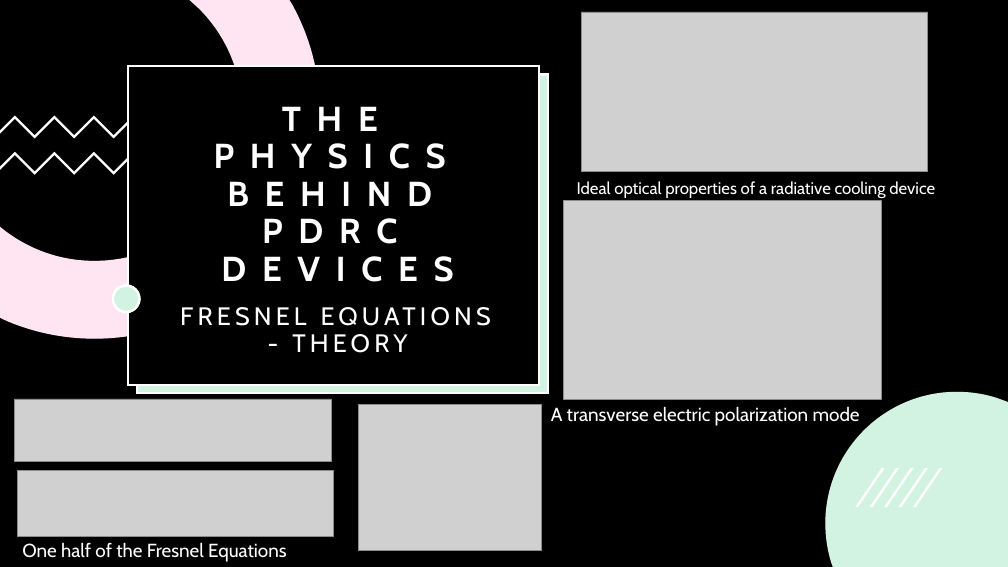
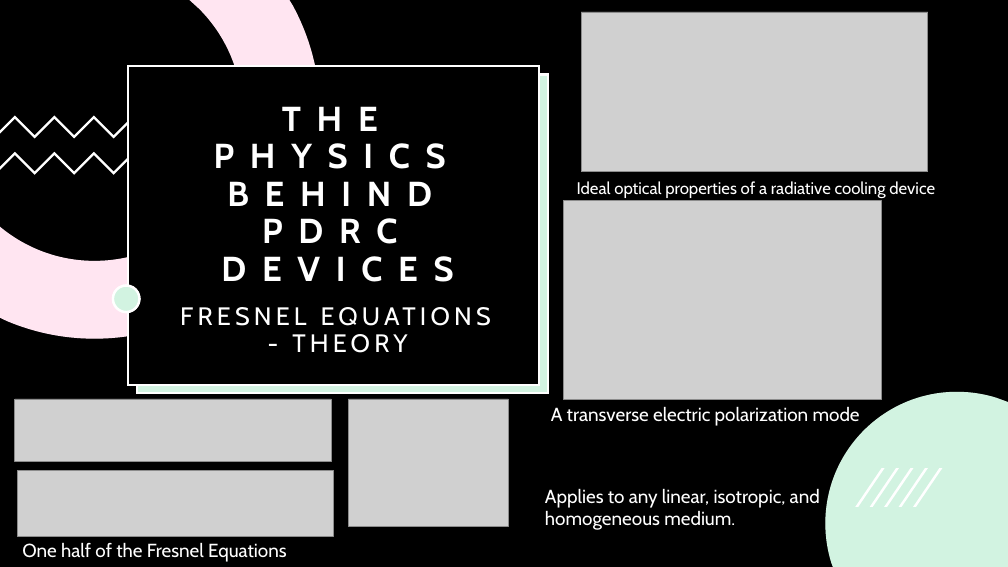
Before and after one commit to Collins-kariuk/Physics-Thesis-PDRCs, a slide deck: slide 1 of Presentations/Senior Seminar Chapter 01 Presentation.pptx. Drawn at 1008x567 pixels with LibreOffice and Linux fonts; fonts in the diff are those of the drawing; grey boxes stand for pictures. Boxes give left, top, right and bottom in pixels: in the first picture for what was removed or moved away, otherwise in the second. Text is boxed around its words. In the diff, an @@ line names an element or a change of style, - is before the commit and + after.

Commit message:
Created short "Fresnel Equations" presentation
For the chapter 1 presentation for senior seminar.

```diff
--- a/Presentations/Senior Seminar Chapter 01 Presentation.pptx
+++ b/Presentations/Senior Seminar Chapter 01 Presentation.pptx
@@ picture: place and size @@
-picture at (358,405,541,550)
+picture at (349,399,509,527)
@@ text added at (545,488,820,530), 18 pt, text #FFFFFF @@
+Applies to any linear, isotropic, and homogeneous medium.
```
